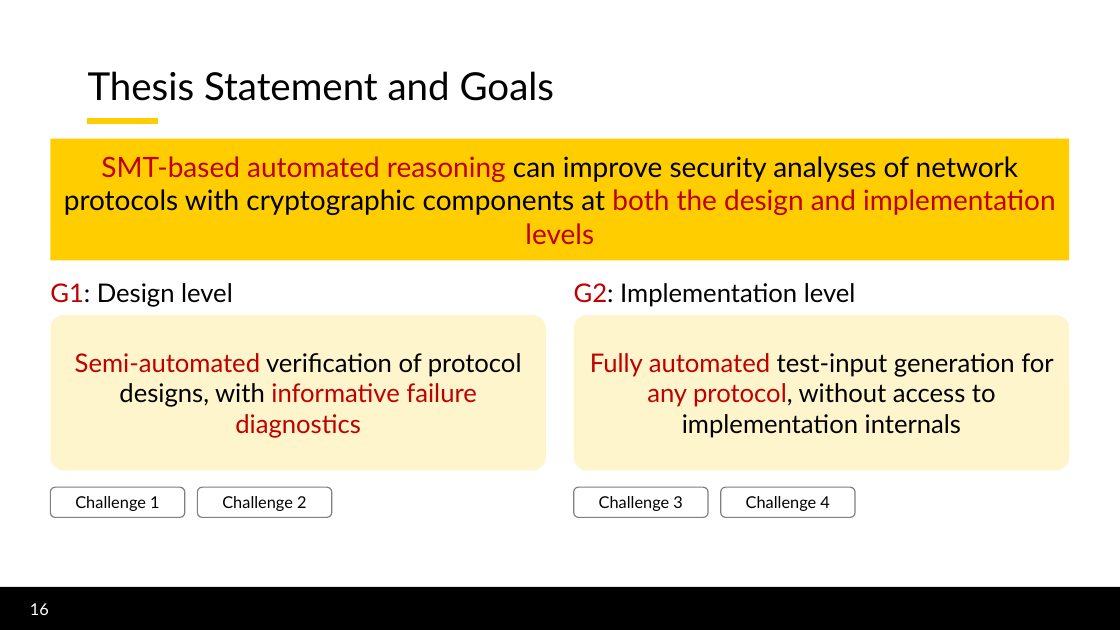
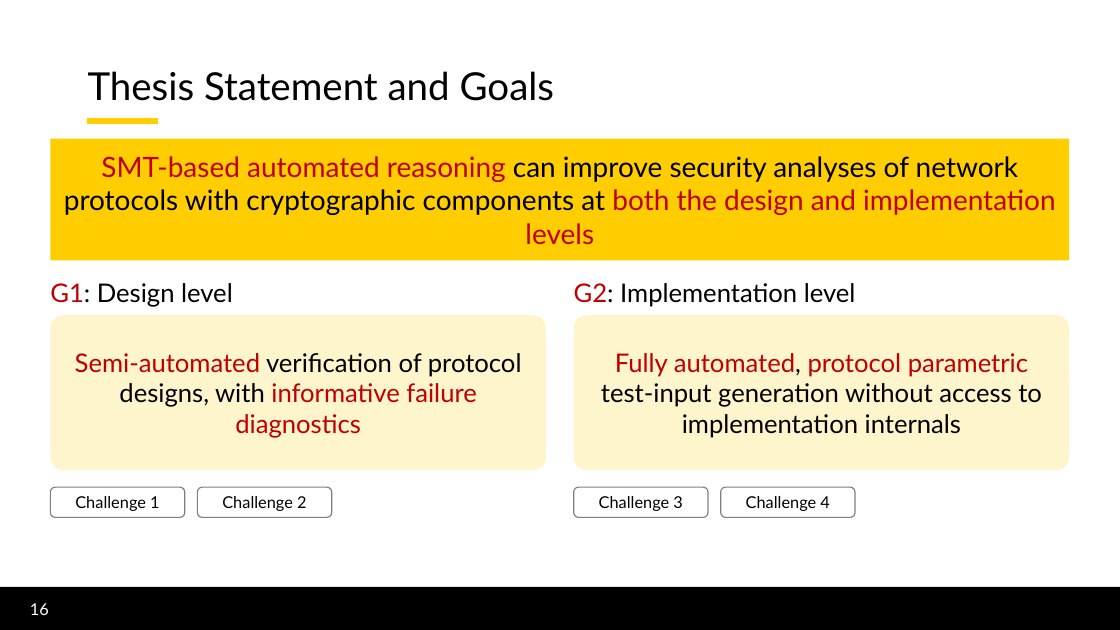
Before and after one commit to lorchrob/thesis_proposal_slides, a slide deck: slide 16 of slides.pptx. Drawn at 1120x630 pixels with LibreOffice and Linux fonts; fonts in the diff are those of the drawing; background and template pictures are left out. Boxes give left, top, right and bottom in pixels: in the first picture for what was removed or moved away, otherwise in the second. Text is boxed around its words. In the diff, an @@ line names an element or a change of style, - is before the commit and + after.

```diff
--- a/slides.pptx
+++ b/slides.pptx
@@ text in rounded rectangle at box(601, 353, 1042, 438): text changed @@
-Fully automated test-input generation for any protocol, without access to implementation internals
+Fully automated, protocol parametric test-input generation without access to implementation internals
```
Also in this commit, not shown: 34 other slides changed.
